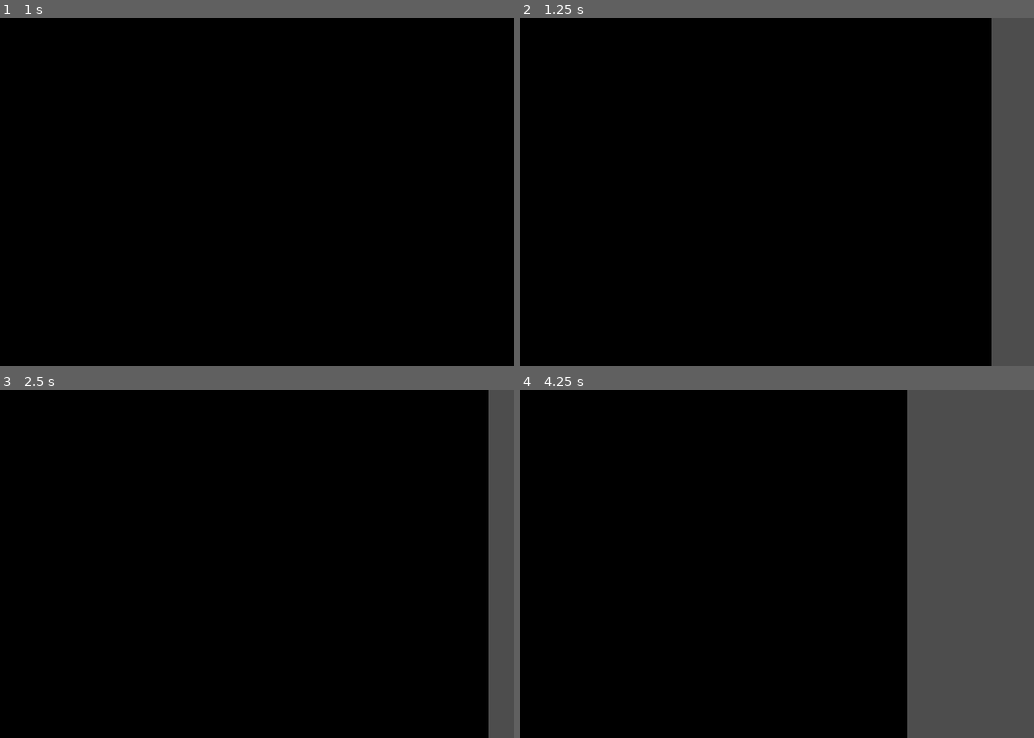
Above: before the commit, frames 1-4 (two rows, left to right).
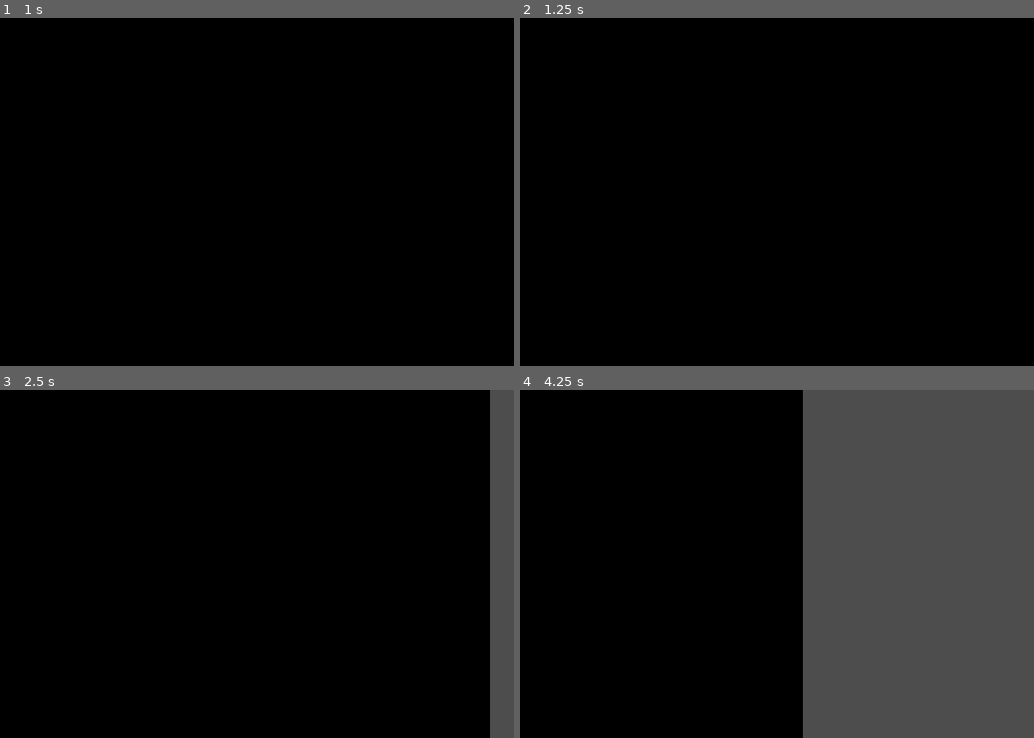
Above: after the commit, the same moments.

Repository: GildedToxin/Dungeon-Roguelike
Game: Godot game, scene res://player_controller_test_scene.tscn
Two runs of this game, one before a commit and one after it. Both use one fixed random seed, a clock stepped at 60 frames per second and the inputs below. This scene is started directly instead of the project's main scene.
Inputs (mouse positions are in pixels of both pictures, inside the frame that each line leads up to):
- Up to frame 1 (1 s): tap Enter (ui_accept) at 0.5, 0.6, 0.77 s; move the mouse to (339, 174) at 0.52 s; hold Right (move_right) from 0.53 s (still down)
- Up to frame 2 (1.25 s): keep holding Right (move_right); tap Enter (ui_accept) at 1.07 s
- Up to frame 3 (2.5 s): move the mouse to (82, 581) at 1.27 s; release Right (move_right) at 1.28 s; hold S (move_down) 1.28-2.03 s; tap Enter (ui_accept) at 1.35, 1.52, 1.82, 2, 2.1 s; move the mouse to (267, 487) at 2.02 s; hold Right (move_right) from 2.03 s (still down)
- Up to frame 4 (4.25 s): move the mouse to (694, 633) at 2.77 s; release Right (move_right) at 2.78 s; hold W (move_up) 2.78-3.53 s; tap Enter (ui_accept) at 2.85, 3.02, 3.32, 3.6, 3.77, 4.07 s; move the mouse to (910, 616) at 3.52 s; hold Left (move_left) from 3.53 s (still down)

Frame 1 is identical in both runs. In frame 2, 8.3% of the frame differs, in the area x 91-100%, y 0-100%; in frame 3, 0.3%; in frame 4, 20%, in the area x 55-76%, y 0-100%.

Commit message:
rotate player to face mouse

Diff:
--- a/dungeon-roguelike/player_controller.gd
+++ b/dungeon-roguelike/player_controller.gd
@@ -1,27 +1,45 @@
 extends CharacterBody3D
 
+@export var speed: float = 5.0
 
-const SPEED = 5.0
-const JUMP_VELOCITY = 4.5
-
+@export var camera: Camera3D
+@export var rotation_speed := 12.0
 
 func _physics_process(delta: float) -> void:
 	# Add the gravity.
 	if not is_on_floor():
 		velocity += get_gravity() * delta
 
-	# Handle jump.
-	if Input.is_action_just_pressed("ui_accept") and is_on_floor():
-		velocity.y = JUMP_VELOCITY
-
 	# Get the input direction and handle the movement/deceleration.
 	var input_dir := Input.get_vector("move_left", "move_right", "move_up", "move_down")
 	var direction := (transform.basis * Vector3(input_dir.x, 0, input_dir.y)).normalized()
 	if direction:
-		velocity.x = direction.x * SPEED
-		velocity.z = direction.z * SPEED
+		velocity.x = direction.x * speed
+		velocity.z = direction.z * speed
 	else:
-		velocity.x = move_toward(velocity.x, 0, SPEED)
-		velocity.z = move_toward(velocity.z, 0, SPEED)
+		velocity.x = move_toward(velocity.x, 0, speed)
+		velocity.z = move_toward(velocity.z, 0, speed)
 
 	move_and_slide()
+
+	rotate_player_to_mouse(delta)
+
+func rotate_player_to_mouse(delta: float):
+
+	# Creates a plane at the players feet - used to place the cursors position relative to the player
+	var cursor_plane : Plane = Plane(Vector3(0,1,0), global_transform.origin.y)
+
+	# Gets the mouse position on the screen
+	var mouse_pos = get_viewport().get_mouse_position()
+
+	# Turns the mouse position into a 3D point where the raycast starts
+	var raycast_start = camera.project_ray_origin(mouse_pos)
+
+	# Creates the endpoint of the raycast - gets the direction, makes it long, and adds it to the start
+	var raycast_end = raycast_start + camera.project_ray_normal(mouse_pos) * 1000
+
+	# Checks where on the created plane the cursor is
+	var cursor_pos = cursor_plane.intersects_ray(raycast_start, raycast_end)
+
+	# Rotates to look at the cursor position
+	look_at(cursor_pos, Vector3.UP)
